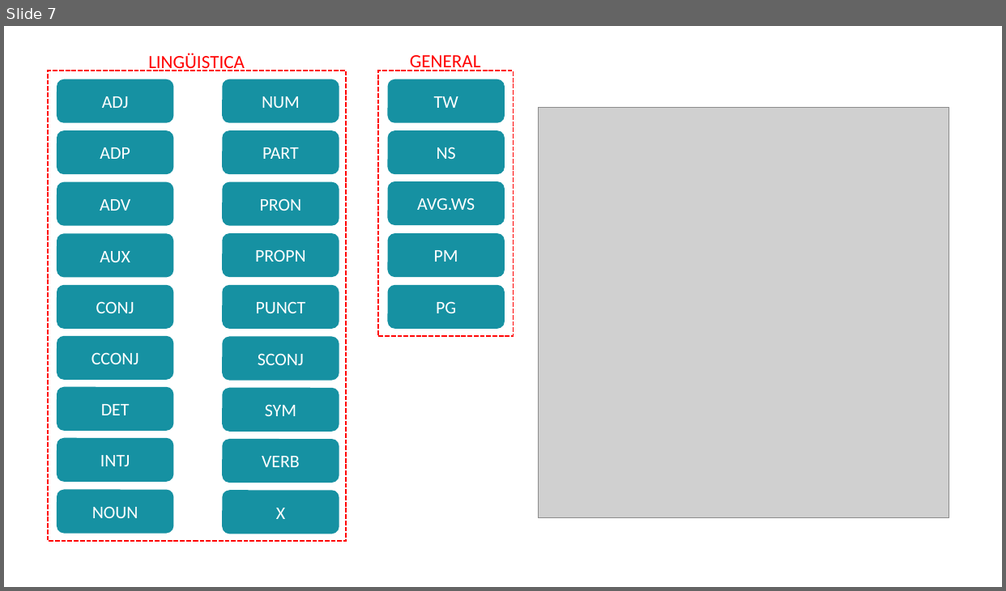
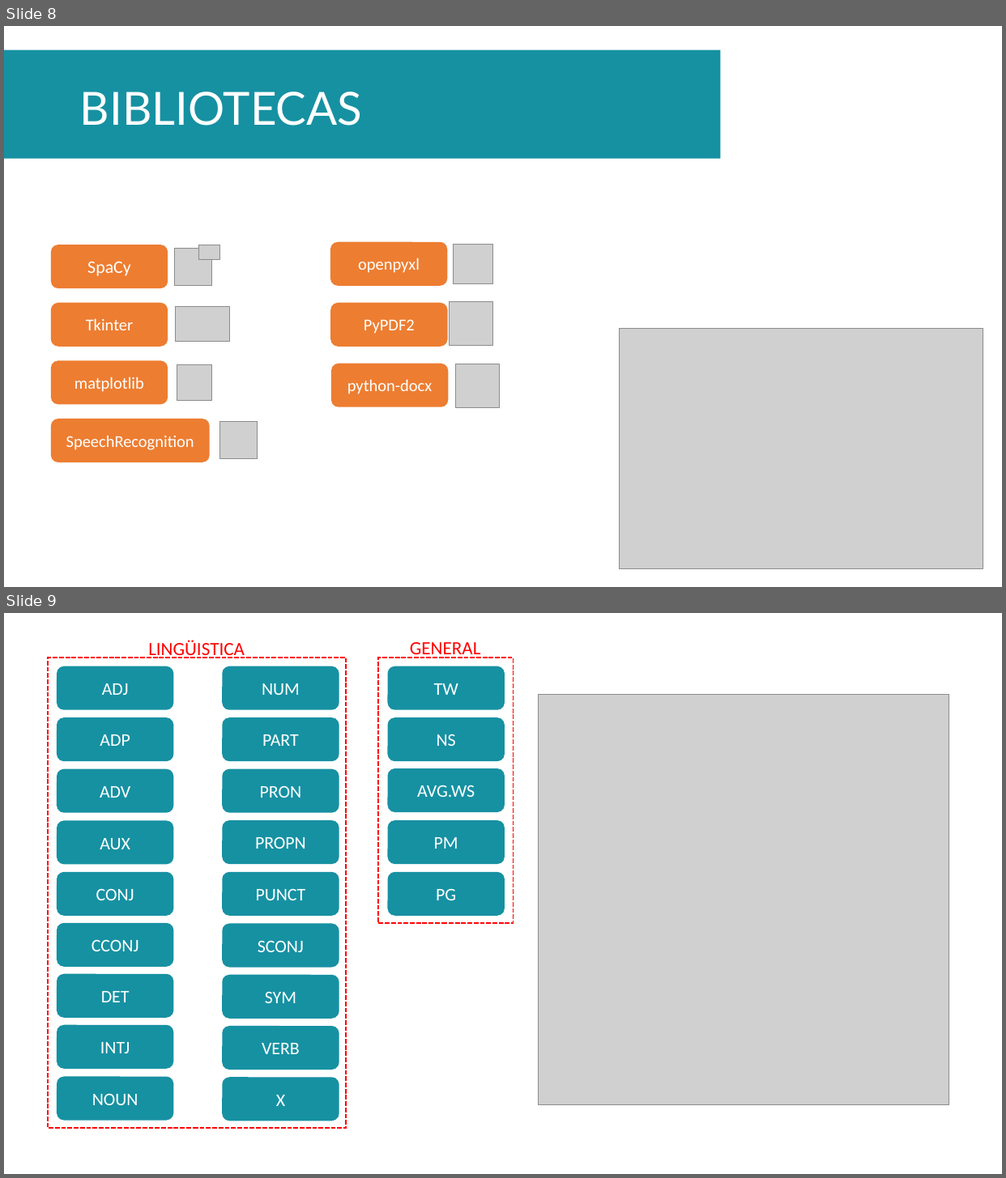
Before and after one commit to pablofernandez070/BrainLingua, a slide deck: Manual_Usuario/BrainLingua NLP.pptx. Shown one above the other, each under a label of ours: slide 7 before the commit, slides 8 and 9 after it. The pictures are 1006x591 and 1006x1178 pixels, drawn with LibreOffice and Linux fonts; fonts in the diff are those of the drawing; grey boxes stand for pictures. Boxes give left, top, right and bottom in pixels: in the first picture for what was removed or moved away, otherwise in the second. Text is boxed around its words. In the diff, an @@ line names an element or a change of style, - is before the commit and + after.

```diff
--- a/Manual_Usuario/BrainLingua NLP.pptx
+++ b/Manual_Usuario/BrainLingua NLP.pptx
@@ slide 8 added at box(4, 26, 1002, 587), background #FFFFFF @@
@@ rectangle added at box(4, 50, 720, 159), fill #1691A2 @@
@@ title added at box(80, 92, 363, 126), 44 pt, text #FFFFFF @@
+BIBLIOTECAS
@@ rounded rectangle added at box(330, 242, 447, 286), fill #ED7D31, 16 pt, text #FFFFFF @@
+openpyxl
@@ picture added at box(454, 244, 493, 284) @@
@@ rounded rectangle added at box(51, 245, 168, 288), fill #ED7D31, 17.1 pt, text #FFFFFF @@
+SpaCy
@@ picture added at box(175, 248, 212, 286) @@
@@ picture added at box(198, 245, 220, 259) @@
@@ rounded rectangle added at box(51, 303, 168, 347), fill #ED7D31, 16 pt, text #FFFFFF @@
+Tkinter
@@ picture added at box(176, 307, 230, 341) @@
@@ rounded rectangle added at box(330, 303, 447, 347), fill #ED7D31, 16 pt, text #FFFFFF @@
+PyPDF2
@@ picture added at box(450, 302, 493, 346) @@
@@ picture added at box(620, 328, 982, 570) @@
@@ rounded rectangle added at box(51, 361, 168, 404), fill #ED7D31, 16 pt, text #FFFFFF @@
+matplotlib
@@ picture added at box(177, 365, 212, 400) @@
@@ rounded rectangle added at box(331, 364, 448, 407), fill #ED7D31, 16 pt, text #FFFFFF @@
+python-docx
@@ picture added at box(455, 365, 499, 408) @@
@@ rounded rectangle added at box(51, 419, 210, 463), fill #ED7D31, 16 pt, text #FFFFFF @@
+SpeechRecognition
@@ picture added at box(219, 422, 257, 459) @@
@@ what was slide 7 is now slide 9 @@
```
Also in this commit, not shown: 6 slides changed, 3 other slides added, 2 slides removed, 12 other files.
